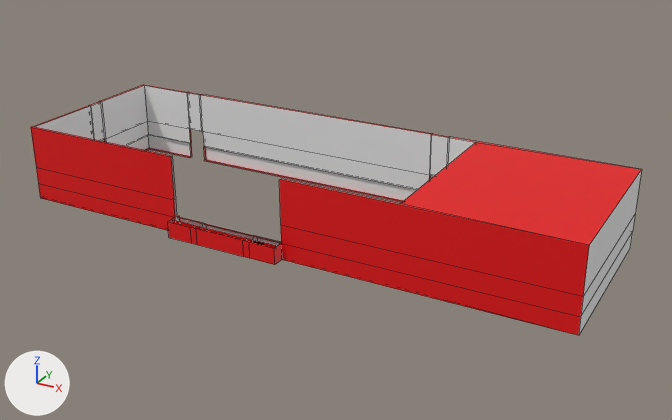
The OBJ model Year3-Game/Assets/_Objects/LargeMapAssets/SpeakeasyWalls.obj, before and after one commit.
Camera for both pictures: a 50 mm lens placed at (80.8, -91.3, 24.4), pointed at (55.3, -44.9, 1.2). The axes (+X, +Y, +Z) are drawn at lower left. The lights are the same throughout. Mesh edges are drawn as thin lines. Where no turn or scale is listed for an object, it has been applied to the vertices.

Names of what the first picture shows: 'Plane.019_Plane.000'.
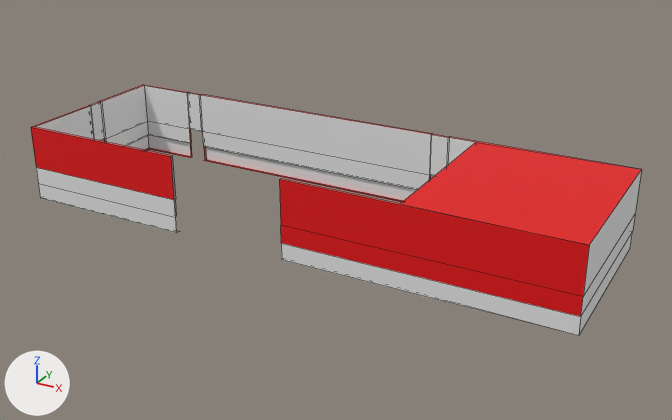
Commit message: Speakeasy Work

What differs and where, as boxes [x1, y1, x2, y2] in the pictures (672 x 420 px):
part 1 of me_plane_019_plane_000, deleted (red)
    before: [168, 216, 282, 265]
part 2 of me_plane_019_plane_000, recoloured (red to white)
    both: [36, 168, 581, 336]

The change in detail:
me_plane_019_plane_000 is used by ob_plane_019_plane_000; location (0.0, 0.0, 0.0).
me_plane_019_plane_000 had 214 vertices, 184 faces and spanned x 35.7..72.1, y -51.1..-39.0, z 0.0..5.0.
me_plane_019_plane_000 now has 132 vertices, 112 faces and spans x 35.7..72.1, y -50.4..-39.0, z 0.0..5.0.
Part 1, on me_plane_019_plane_000:
82 vertices are removed from x 47.1..54.7, y -51.1..-50.0, z 0.0..1.1.
72 faces are deleted.
me_plane_019_plane_000 part 2: 7 faces spanning x 35.7..72.1, y -50.4..-50.0, z 0.0..2.2 switch from mat_material_003 (red #e70005) to mat_material_004 (white #e7e7e7).
